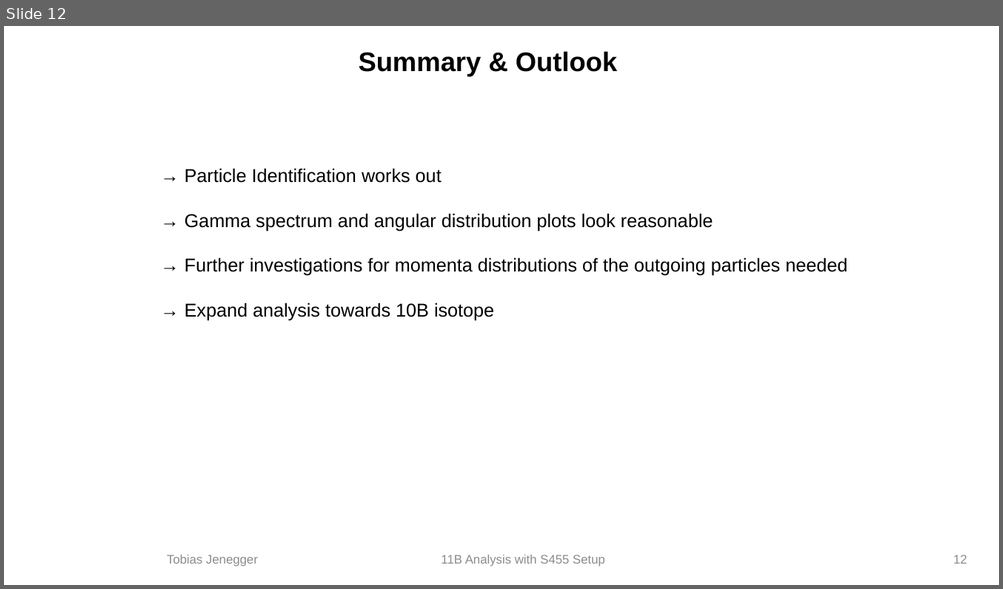
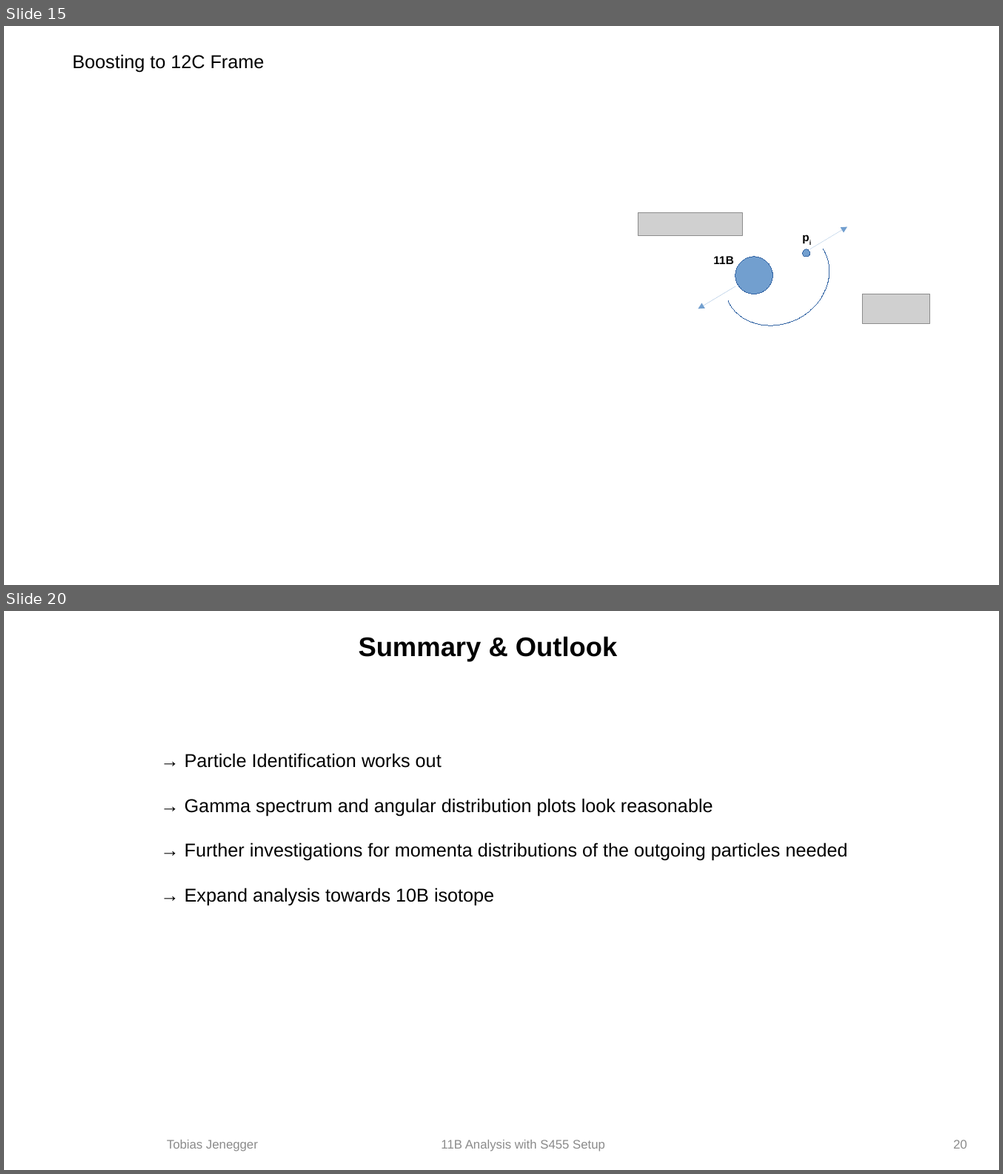
Before and after one commit to jenegger/r3b_wg, a slide deck: r3b_presentation.odp. Shown one above the other, each under a label of ours: slide 12 before the commit, slides 15 and 20 after it; the slides between them are not shown. The pictures are 1003x589 and 1003x1174 pixels, drawn with LibreOffice and Linux fonts; fonts in the diff are those of the drawing; grey boxes stand for pictures; background and template pictures are left out. Boxes give left, top, right and bottom in pixels: in the first picture for what was removed or moved away, otherwise in the second. Text is boxed around its words. In the diff, an @@ line names an element or a change of style, - is before the commit and + after.

```diff
--- a/r3b_presentation.odp
+++ b/r3b_presentation.odp
@@ slide 15 added at [4,26,999,585], background #FFFFFF @@
@@ title added at [72,54,264,73], 18 pt, text #000000 @@
+Boosting to 12C Frame
@@ picture added at [638,212,742,235] @@
@@ arch (boxed as its full ring) added at [706,210,847,345], fill #729FCF, outline #3465A4 0 pt @@
@@ text added at [795,227,839,249], 11 pt, text #000000, bold @@
+pi
@@ arrow added from (810, 249) to (847, 227), #729FCF 0 pt @@
@@ text added at [713,256,733,264], 11 pt, text #000000, bold @@
+11B
@@ ellipse added at [735,257,772,294], fill #729FCF, outline #3465A4 0 pt @@
@@ ellipse added at [802,249,810,257], fill #729FCF, outline #3465A4 0 pt @@
@@ arrow added from (735, 286) to (698, 309), #729FCF 0 pt @@
@@ picture added at [862,295,930,323] @@
@@ what was slide 12 is now slide 20 @@
@@ page number at [953,1140,967,1149]: text changed @@
-12
+20
```
Also in this commit, not shown: 1 slide changed, 7 other slides added, 1 other file.
